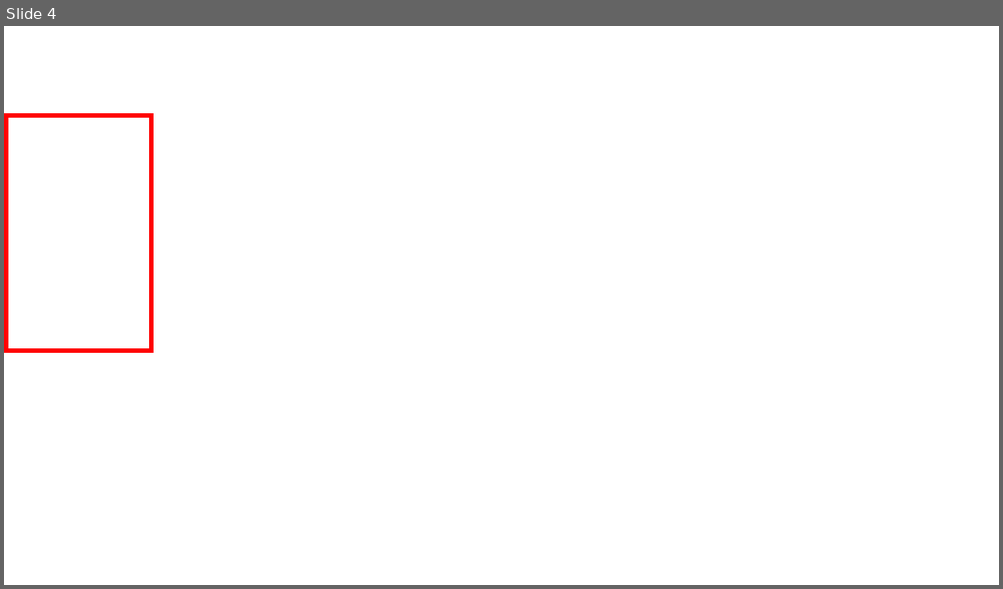
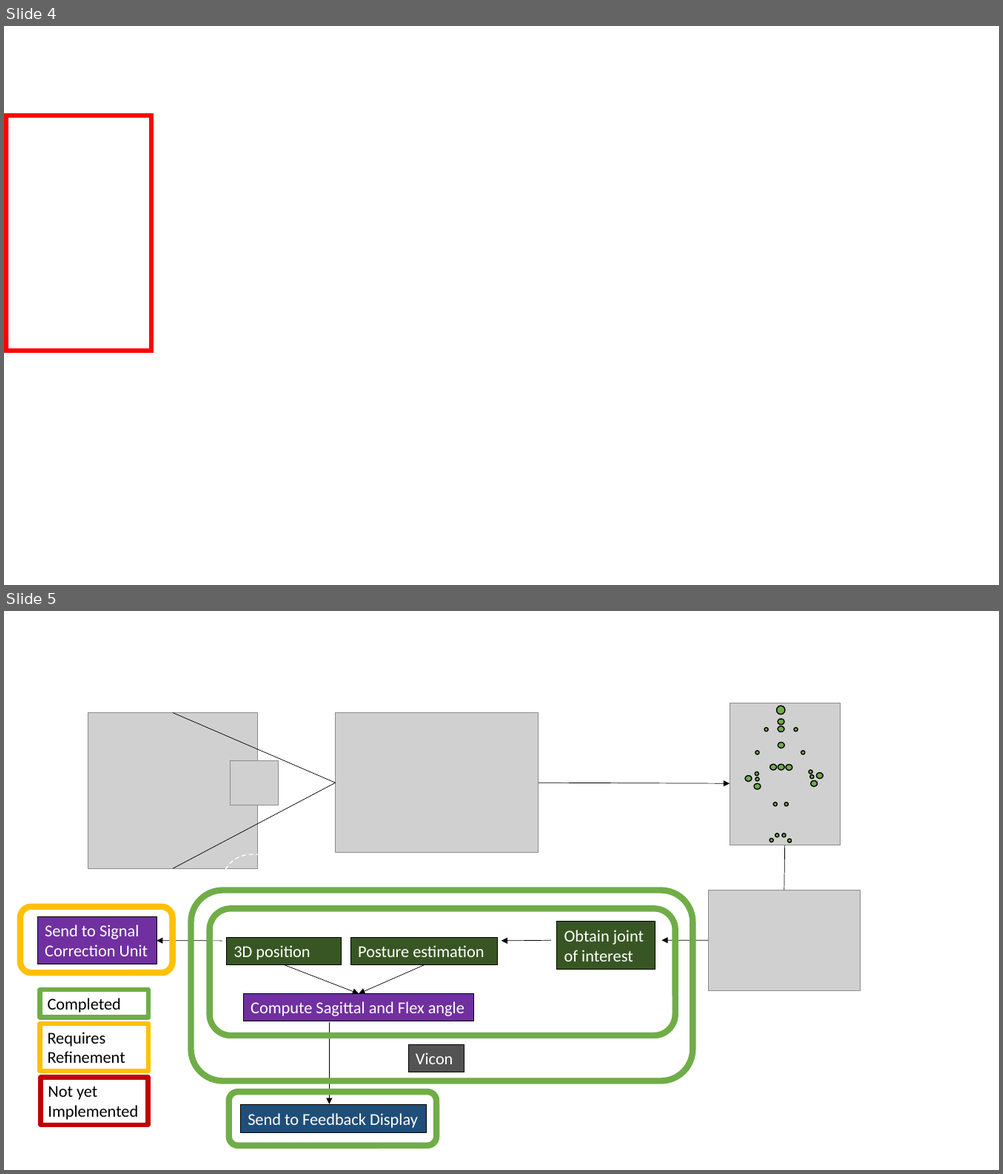
Before and after one commit to aliakbari-phd/Senior-Design-Team2, a slide deck: BennyChan/Kinect Block Diagram and Display Feedback Flowchart.pptx. Shown one above the other, each under a label of ours: slide 4 before the commit, slides 4 and 5 after it. The pictures are 1003x589 and 1003x1174 pixels, drawn with LibreOffice and Linux fonts; fonts in the diff are those of the drawing; grey boxes stand for pictures; background and template pictures are left out. Boxes give left, top, right and bottom in pixels: in the first picture for what was removed or moved away, otherwise in the second. Text is boxed around its words. In the diff, an @@ line names an element or a change of style, - is before the commit and + after.

```diff
--- a/BennyChan/Kinect Block Diagram and Display Feedback Flowchart.pptx
+++ b/BennyChan/Kinect Block Diagram and Display Feedback Flowchart.pptx
@@ slide 5 added at box(4, 611, 999, 1170), background #FFFFFF @@
@@ picture added at box(88, 712, 258, 869) @@
@@ line added from (336, 783) to (173, 712), #000000 0.5 pt @@
@@ picture added at box(336, 712, 538, 853) @@
@@ group added at box(729, 703, 839, 846): 25 ellipses, 1 picture @@
@@ picture added at box(230, 761, 279, 806) @@
@@ line added from (336, 783) to (173, 869), #000000 0.5 pt @@
@@ arrow added from (538, 783) to (729, 783), #000000 0.5 pt @@
@@ arrow added from (785, 846) to (784, 897), #000000 0.5 pt @@
@@ rounded rectangle added at box(222, 855, 501, 1028), outline #FFFFFF 1 pt dashed @@
@@ rounded rectangle added at box(191, 891, 693, 1082), outline #70AD47 6 pt @@
@@ picture added at box(708, 891, 859, 991) @@
@@ rounded rectangle added at box(20, 907, 173, 974), outline #FFC000 6 pt @@
@@ rectangle added at box(37, 917, 157, 965), fill #7030A0, outline #000000 0.75 pt, 16 pt, text #FFFFFF @@
+Send to Signal Correction Unit
@@ rounded rectangle added at box(209, 908, 674, 1036), outline #70AD47 6 pt @@
@@ arrow added from (222, 941) to (157, 941), #000000 0.5 pt @@
@@ rectangle added at box(226, 938, 341, 965), fill #385723, outline #000000 0.75 pt, 16 pt, text #FFFFFF @@
+3D position
@@ rectangle added at box(351, 938, 498, 965), fill #385723, outline #000000 0.75 pt, 16 pt, text #FFFFFF @@
+Posture estimation
@@ arrow added from (551, 941) to (501, 941), #000000 0.5 pt @@
@@ rectangle added at box(557, 922, 654, 970), fill #385723, outline #000000 0.75 pt, 16 pt, text #FFFFFF @@
+Obtain joint of interest
@@ arrow added from (708, 941) to (661, 941), #000000 0.5 pt @@
@@ arrow added from (284, 965) to (358, 994), #000000 0.5 pt @@
@@ arrow added from (424, 965) to (358, 994), #000000 0.5 pt @@
@@ rectangle added at box(40, 990, 149, 1017), fill #FFFFFF, outline #70AD47 4.5 pt, 16 pt, text #000000 @@
+Completed
@@ rectangle added at box(244, 994, 474, 1022), fill #7030A0, outline #000000 0.75 pt, 16 pt, text #FFFFFF @@
+Compute Sagittal and Flex angle
@@ rectangle added at box(40, 1024, 149, 1071), outline #FFC000 4.5 pt, 16 pt, text #000000 @@
+Requires Refinement
@@ arrow added from (330, 1023) to (330, 1105), #000000 0.5 pt @@
@@ rectangle added at box(408, 1045, 464, 1073), fill #525252, outline #000000 0.75 pt, 16 pt, text #FFFFFF @@
+Vicon
@@ rectangle added at box(40, 1077, 148, 1125), outline #C00000 4.5 pt, 16 pt, text #000000 @@
+Not yet Implemented
@@ rounded rectangle added at box(228, 1092, 436, 1146), outline #70AD47 6 pt @@
@@ rectangle added at box(241, 1105, 427, 1133), fill #1F4E79, outline #000000 0.75 pt, 16 pt, text #FFFFFF @@
+Send to Feedback Display
```
Also in this commit, not shown: 2 slides changed, 1 other slide added, 7 other files.
